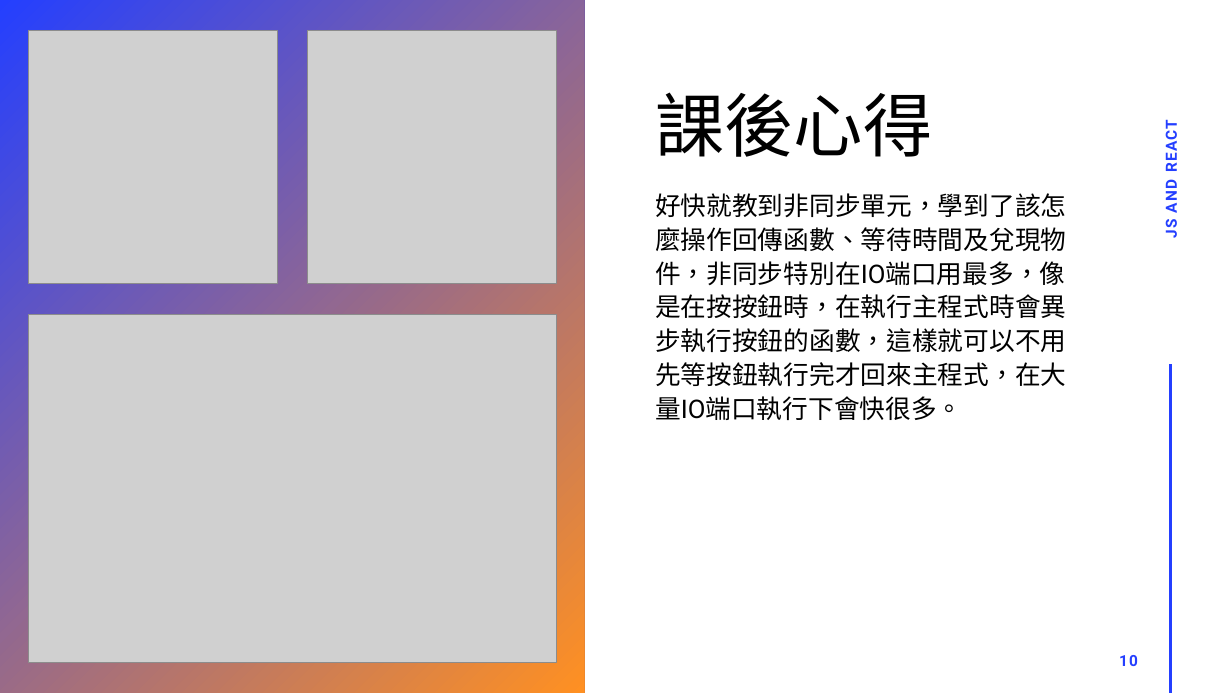
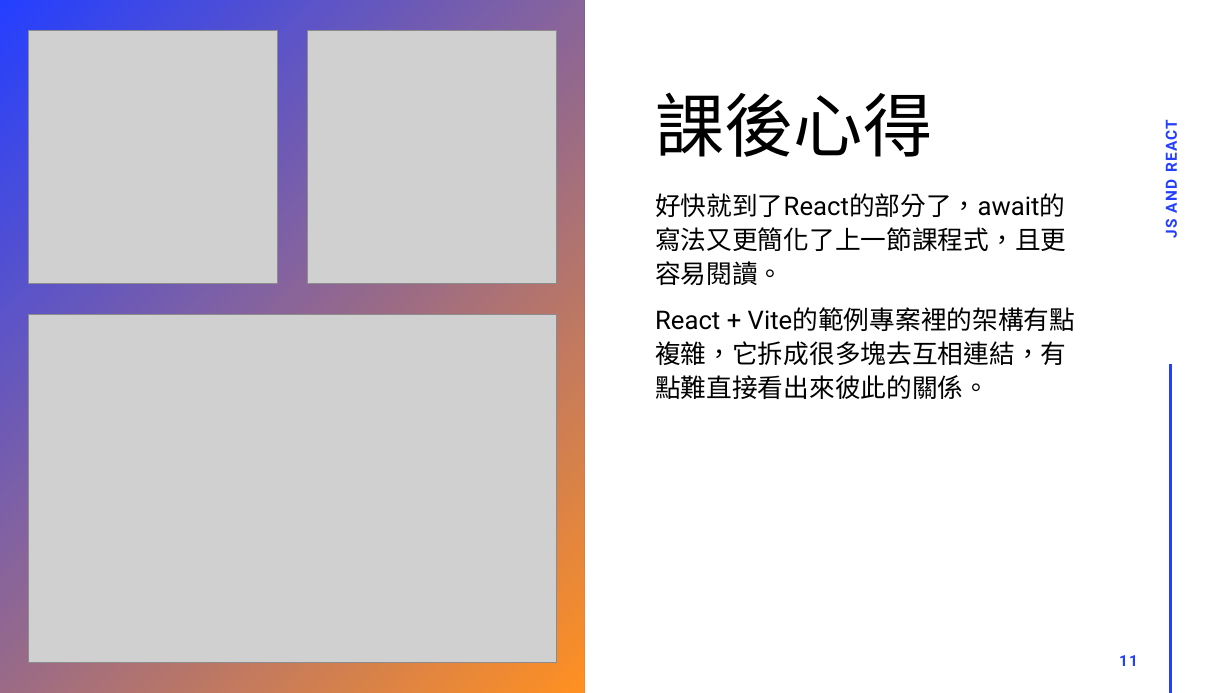
Before and after one commit to one030914/front-end-in-class, a slide deck: slide 11 of week15/report.pptx (slide 10 before the commit). Drawn at 1232x693 pixels with LibreOffice and Linux fonts; fonts in the diff are those of the drawing; grey boxes stand for pictures. Boxes give left, top, right and bottom in pixels: in the first picture for what was removed or moved away, otherwise in the second. Text is boxed around its words. In the diff, an @@ line names an element or a change of style, - is before the commit and + after.

```diff
--- a/week15/report.pptx
+++ b/week15/report.pptx
@@ subtitle at [655,193,1066,399]: text changed @@
-好快就教到非同步單元，學到了該怎麼操作回傳函數、等待時間及兌現物件，非同步特別在IO端口用最多，像是在按按鈕時，在執行主程式時會異步執行按鈕的函數，這樣就可以不用先等按鈕執行完才回來主程式，在大量IO端口執行下會快很多。
+好快就到了React的部分了，await的寫法又更簡化了上一節課程式，且更容易閱讀。
+React + Vite的範例專案裡的架構有點複雜，它拆成很多塊去互相連結，有點難直接看出來彼此的關係。
@@ page number at [1119,655,1138,666]: text changed @@
-10
+11
```
Also in this commit, not shown: 2 other slides changed, 3 slides added, 2 slides removed, 1 other file.
